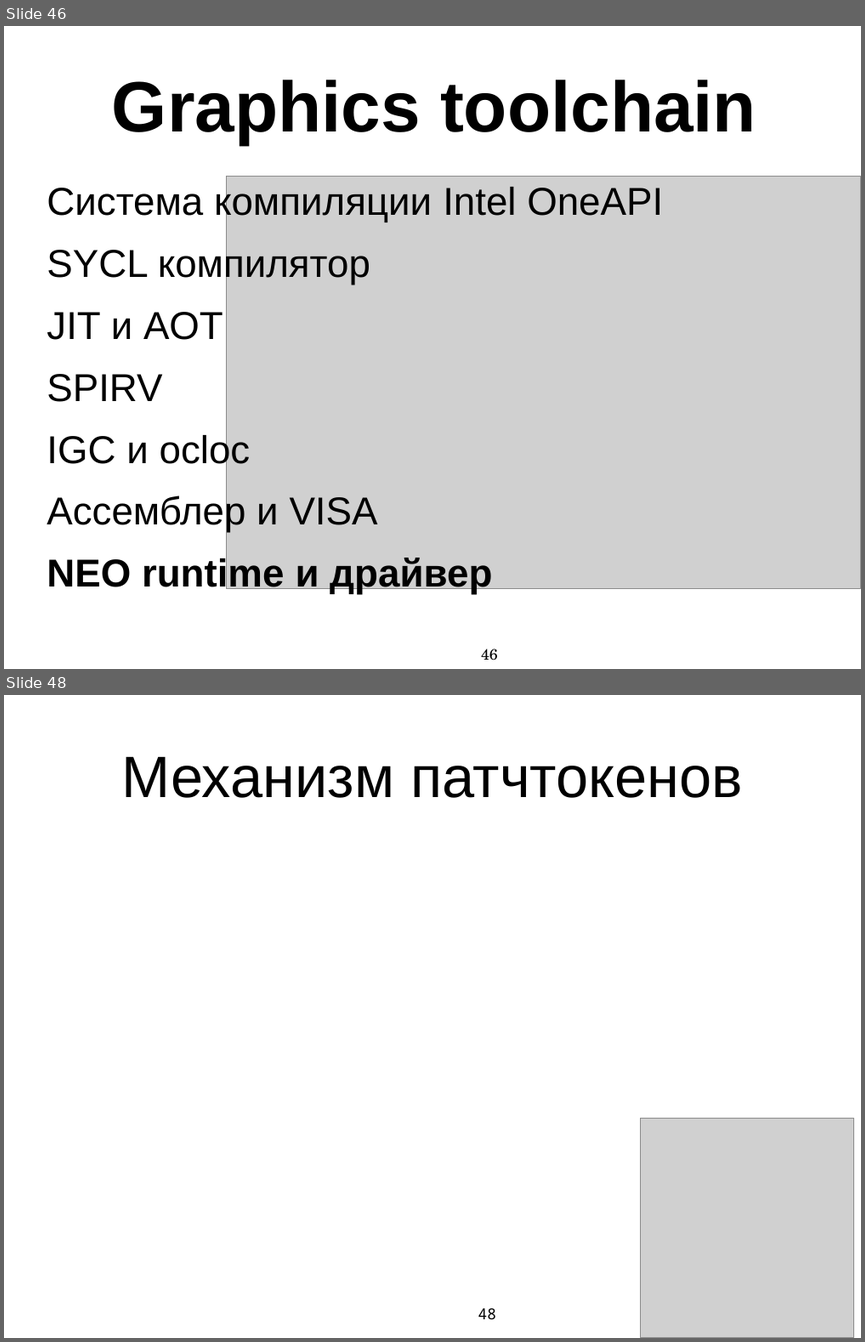
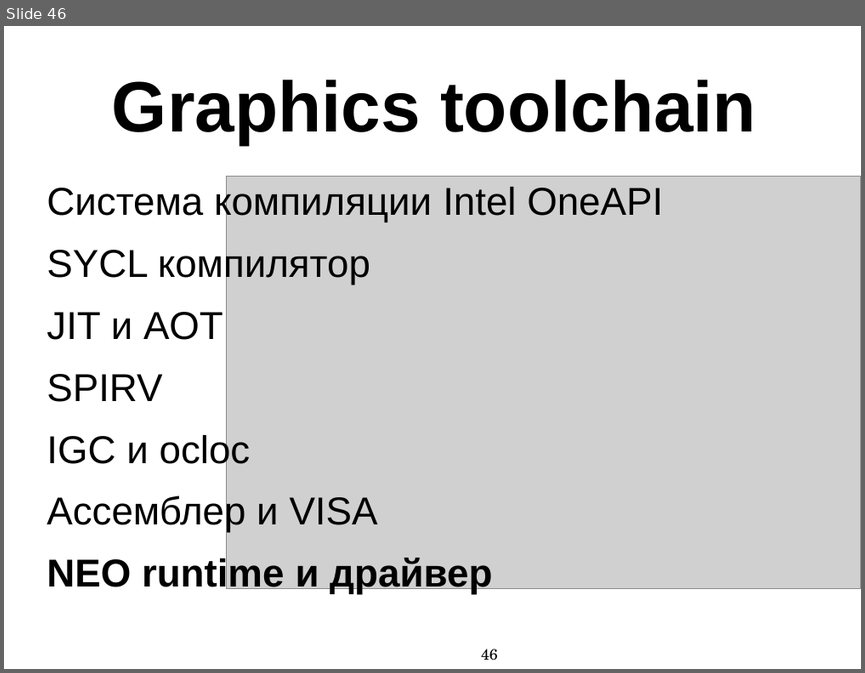
Before and after one commit to MIPT-ILab/cpp-lects-rus, a slide deck: other_lects/toolchain_lect/slides/graphics_toolchain_complete_ppt.pptx. Shown one above the other, each under a label of ours: slides 46 and 48 before the commit, slide 46 after it; the slides between them are not shown. The pictures are 865x1342 and 865x673 pixels, drawn with LibreOffice and Linux fonts; fonts in the diff are those of the drawing; grey boxes stand for pictures. Boxes give left, top, right and bottom in pixels: in the first picture for what was removed or moved away, otherwise in the second. Text is boxed around its words. In the diff, an @@ line names an element or a change of style, - is before the commit and + after.

Commit message:
Adding memory for offloads slide pack and pictures

```diff
--- a/other_lects/toolchain_lect/slides/graphics_toolchain_complete_ppt.pptx
+++ b/other_lects/toolchain_lect/slides/graphics_toolchain_complete_ppt.pptx
@@ slide 48 removed at (4,695,861,1338), background #FFFFFF @@
@@ title removed at (121,756,743,798) @@
-Механизм патчтокенов
@@ picture removed at (640,1118,854,1338) @@
@@ page number removed at (478,1308,496,1320) @@
-48
```
Also in this commit, not shown: 2 slides changed, 2 slides added, 12 other files.
